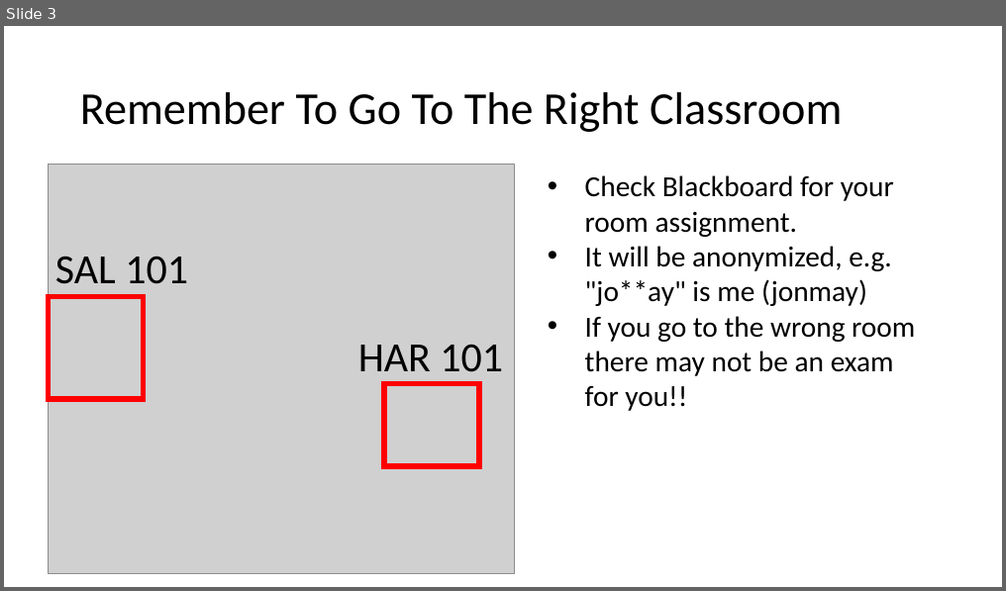
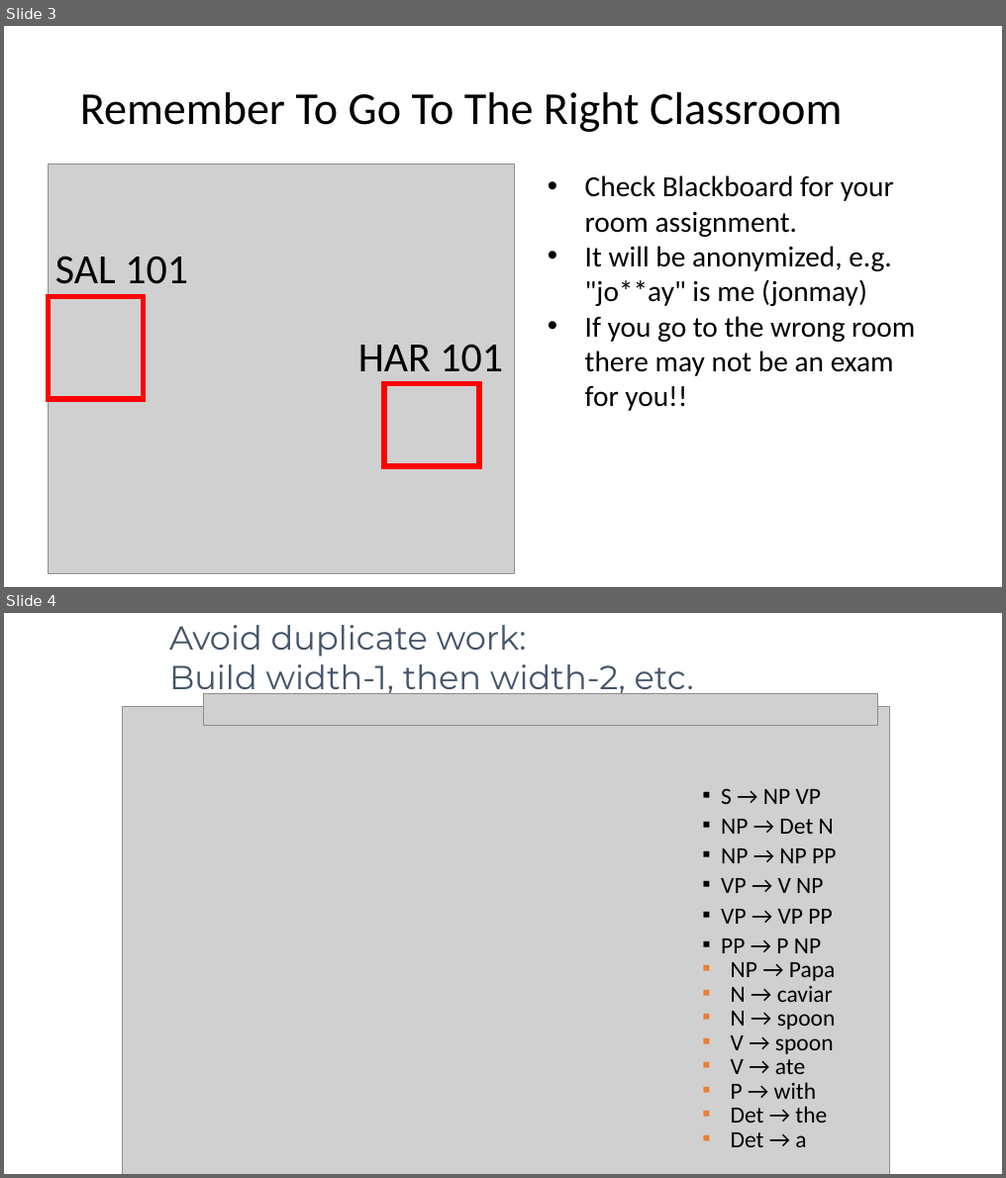
Before and after one commit to isi-nlp/csci_544_fa_18_slides, a slide deck: review_1003.pptx. Shown one above the other, each under a label of ours: slide 3 before the commit, slides 3 and 4 after it. The pictures are 1006x591 and 1006x1178 pixels, drawn with LibreOffice and Linux fonts; fonts in the diff are those of the drawing; grey boxes stand for pictures. Boxes give left, top, right and bottom in pixels: in the first picture for what was removed or moved away, otherwise in the second. Text is boxed around its words. In the diff, an @@ line names an element or a change of style, - is before the commit and + after.

```diff
--- a/review_1003.pptx
+++ b/review_1003.pptx
@@ slide 4 added at (4, 613, 1002, 1174), background #FFFFFF @@
@@ text added at (169, 625, 694, 698), 32 pt, text #44546A @@
+Avoid duplicate work:
+Build width-1, then width-2, etc.
@@ picture added at (204, 694, 877, 725) @@
@@ picture added at (122, 707, 890, 1174) @@
@@ text added at (721, 788, 836, 1148), 22.4 pt, text #000000 @@
+▪ S → NP VP
+▪ NP → Det N
+▪ NP → NP PP
+▪ VP → V NP
+▪ VP → VP PP
+▪ PP → P NP
+▪ NP → Papa
+▪ N → caviar
+▪ N → spoon
+▪ V → spoon
+▪ V → ate
+▪ P → with
+▪ Det → the
+▪ Det → a
```
Also in this commit, not shown: 84 other slides added.
